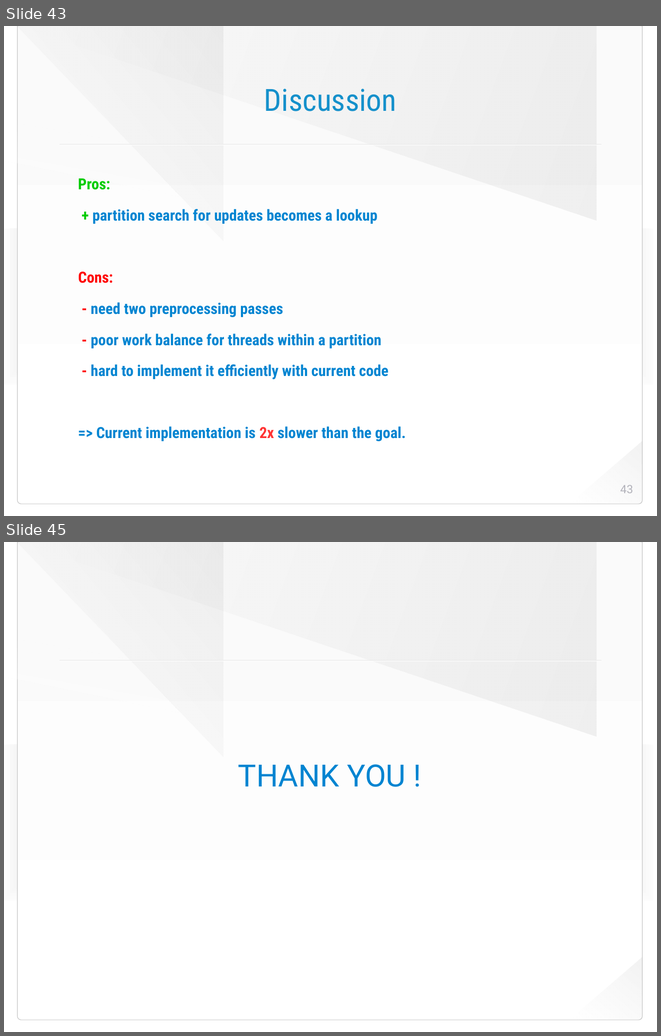
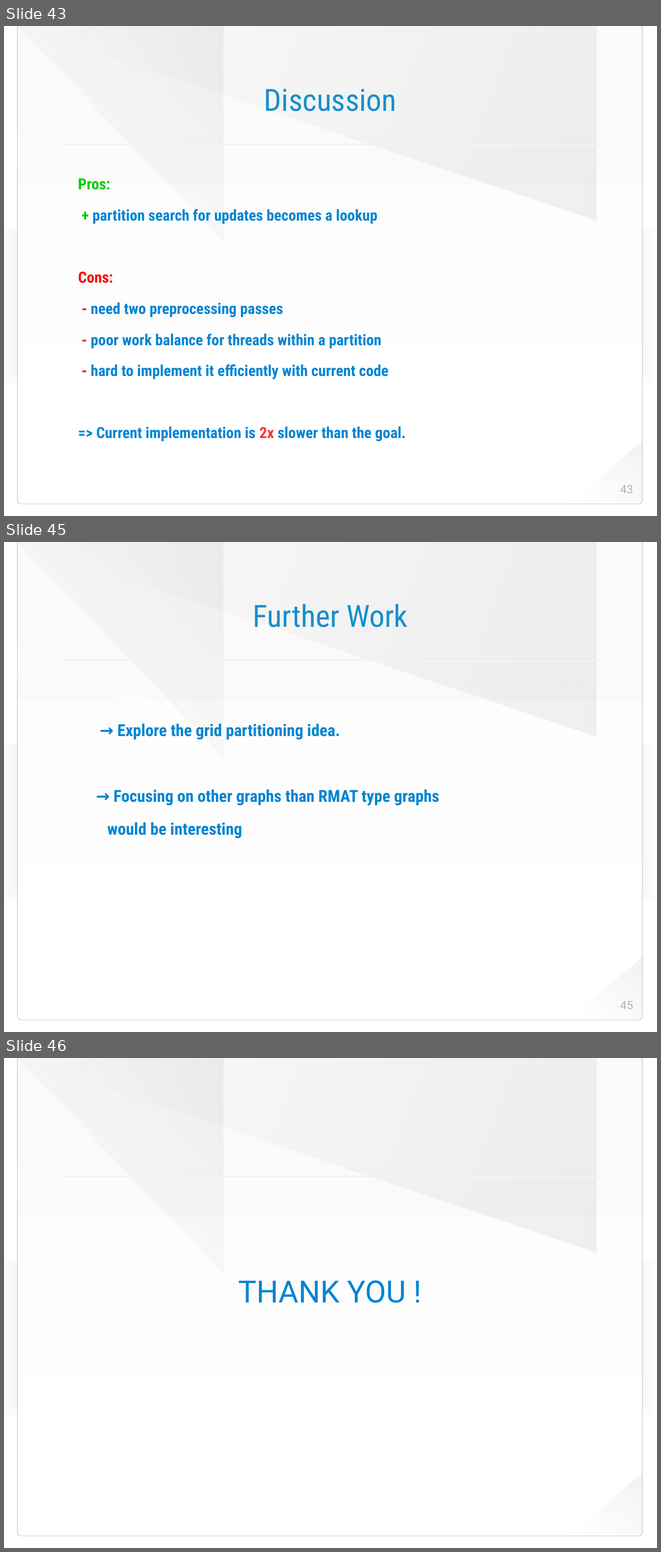
Before and after one commit to HaprianVlad/chaos, a slide deck: presentation.odp. Shown one above the other, each under a label of ours: slides 43 and 45 before the commit, slides 43, 45 and 46 after it; the slides between them are not shown. The pictures are 661x1036 and 661x1552 pixels, drawn with LibreOffice and Linux fonts; fonts in the diff are those of the drawing; background and template pictures are left out. Boxes give left, top, right and bottom in pixels: in the first picture for what was removed or moved away, otherwise in the second. Text is boxed around its words. In the diff, an @@ line names an element or a change of style, - is before the commit and + after.

```diff
--- a/presentation.odp
+++ b/presentation.odp
@@ slide 45 added at (4,542,657,1032), background picture (left out); not listed: 8 template elements that a slide beside it also shows @@
@@ title added at (253,603,408,627), 48 pt, text #1490CB @@
+Further Work
@@ text added at (107,723,439,838), 26 pt, text #0084D1, bold @@
+→ Explore the grid partitioning idea.
+→ Focusing on other graphs than RMAT type graphs
+would be interesting
@@ page number added at (620,1001,633,1009), 18 pt, text #B3B3BB @@
+45
@@ what was slide 45 is now slide 46 @@
```
Also in this commit, not shown: 1 slide changed, 1 other slide added, 1 slide removed, 1 other file.
